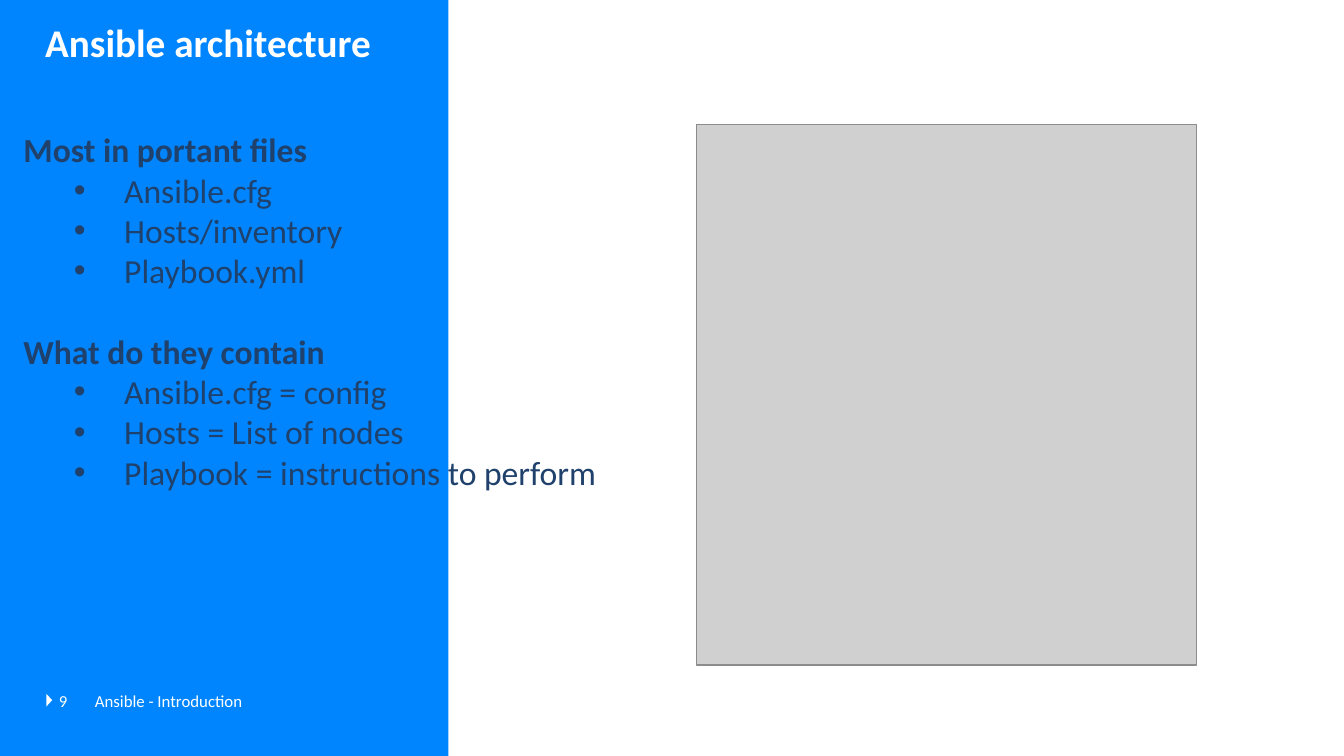
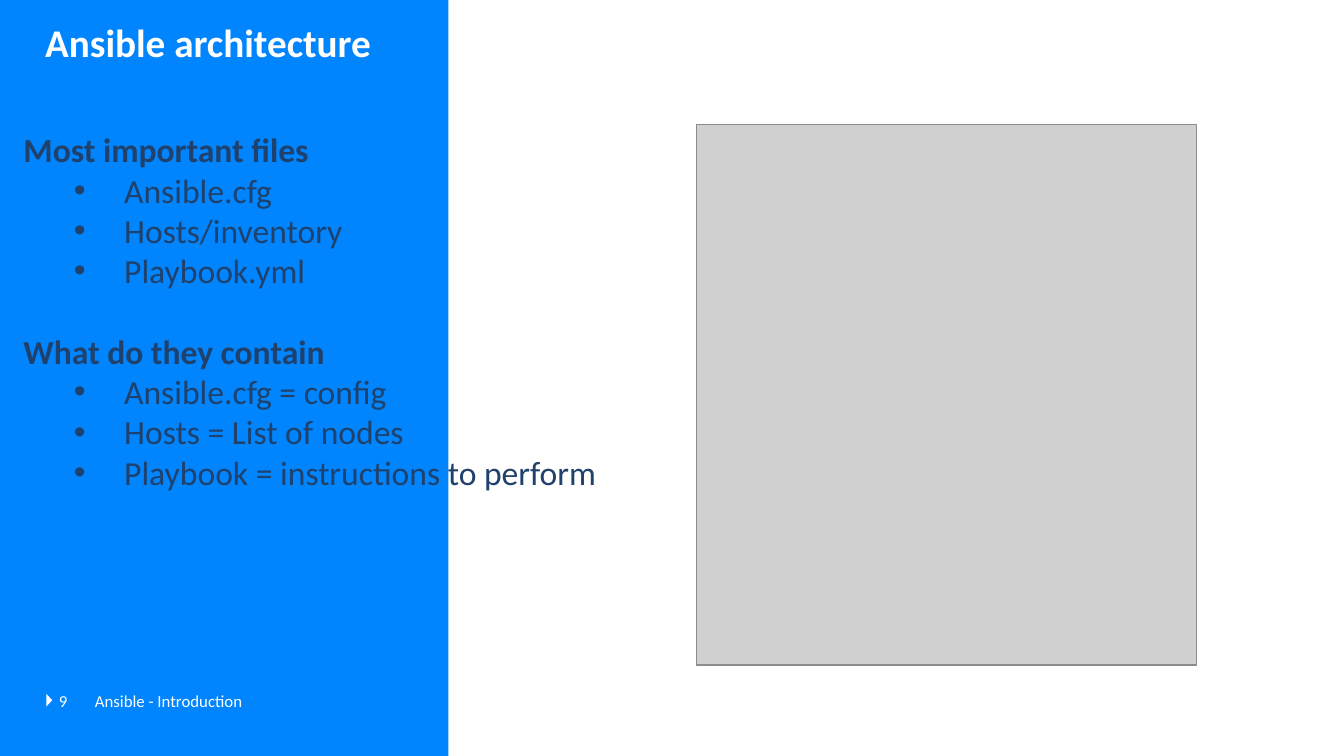
Before and after one commit to GerritVanMol/Ansible_Introduction-21_22, a slide deck: slide 9 of Documents/Ansible_BasicsAndHowToGetStarted.pptx. Drawn at 1344x756 pixels with LibreOffice and Linux fonts; fonts in the diff are those of the drawing; grey boxes stand for pictures; background and template pictures are left out. Boxes give left, top, right and bottom in pixels: in the first picture for what was removed or moved away, otherwise in the second. Text is boxed around its words. In the diff, an @@ line names an element or a change of style, - is before the commit and + after.

```diff
--- a/Documents/Ansible_BasicsAndHowToGetStarted.pptx
+++ b/Documents/Ansible_BasicsAndHowToGetStarted.pptx
@@ text at (x1=23, y1=138, x2=308, y2=168): text changed @@
-Most in portant files
+Most important files
```
Also in this commit, not shown: 9 other slides changed, 10 slides added, 3 other files.
